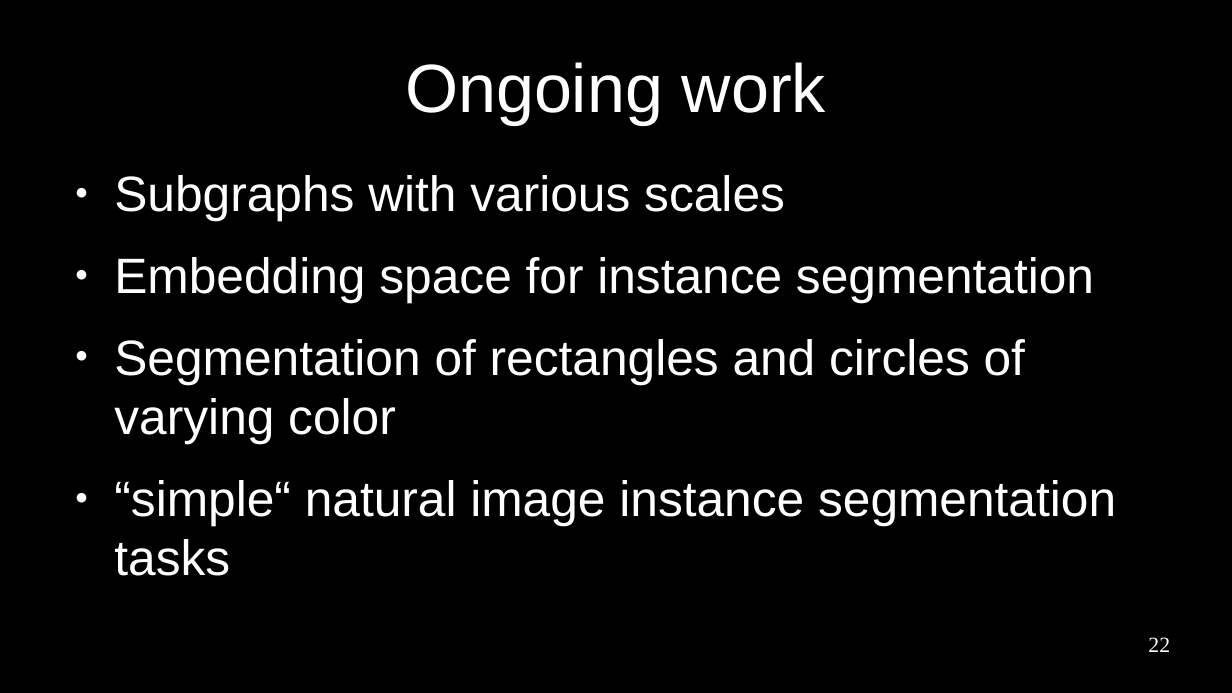
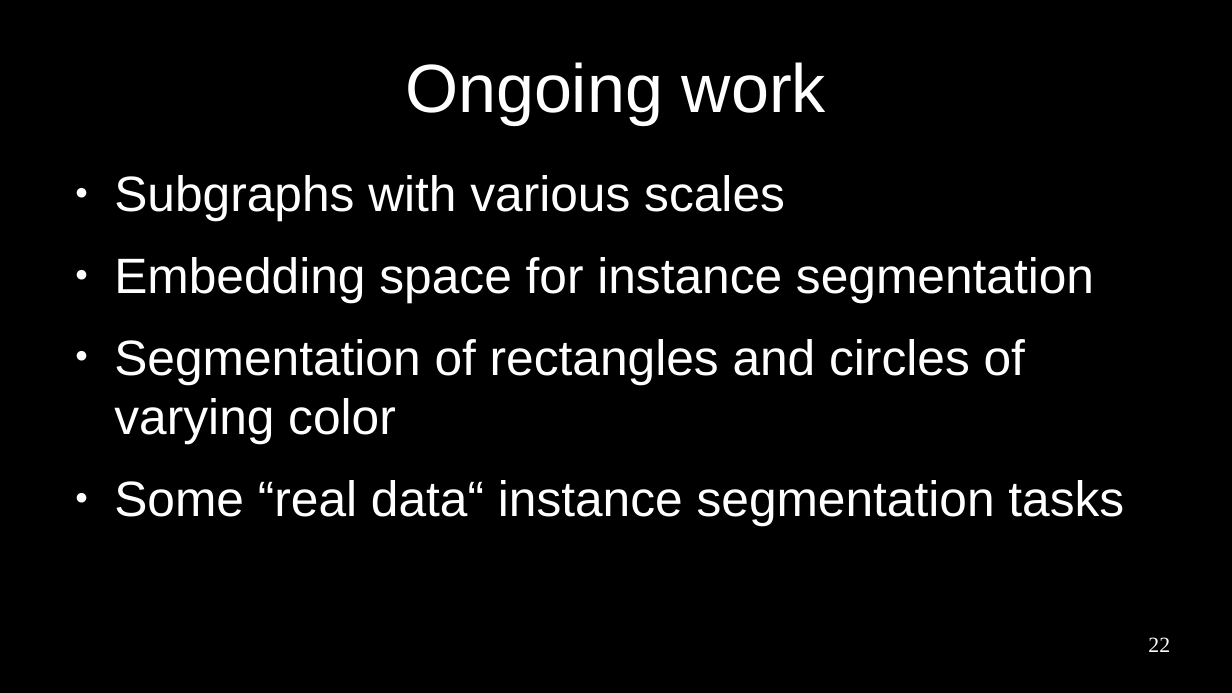
Before and after one commit to paulhfu/sideProject, a slide deck: slide 22 of thesis/presentation/pres.odp. Drawn at 1232x693 pixels with LibreOffice and Linux fonts; fonts in the diff are those of the drawing. Boxes give left, top, right and bottom in pixels: in the first picture for what was removed or moved away, otherwise in the second. Text is boxed around its words. In the diff, an @@ line names an element or a change of style, - is before the commit and + after.

```diff
--- a/thesis/presentation/pres.odp
+++ b/thesis/presentation/pres.odp
@@ text at (114, 480, 1124, 525): text changed @@
-● “simple“ natural image instance segmentation tasks
+● Some “real data“ instance segmentation tasks
```
Also in this commit, not shown: 4 other slides changed, 1 slide added.
